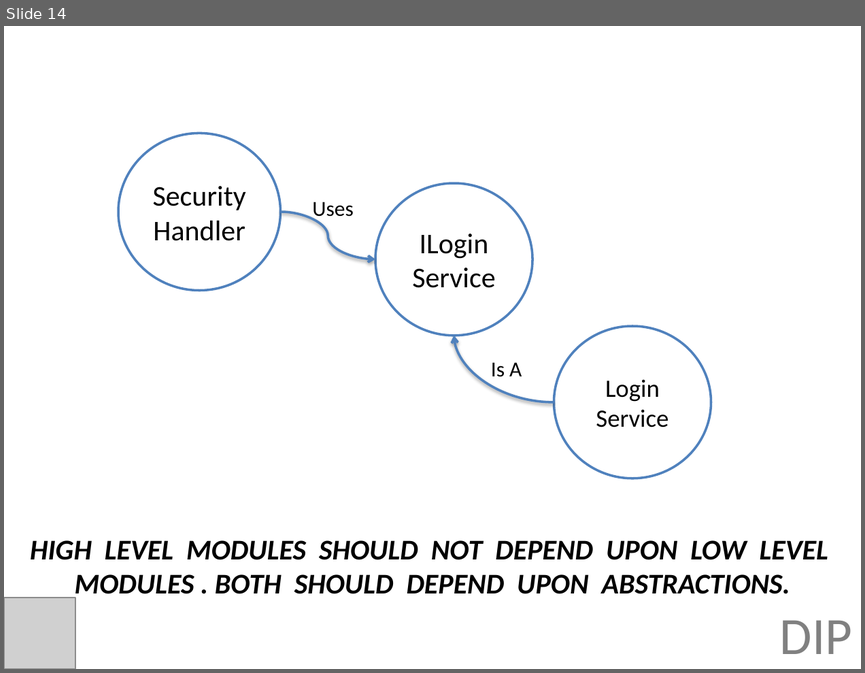
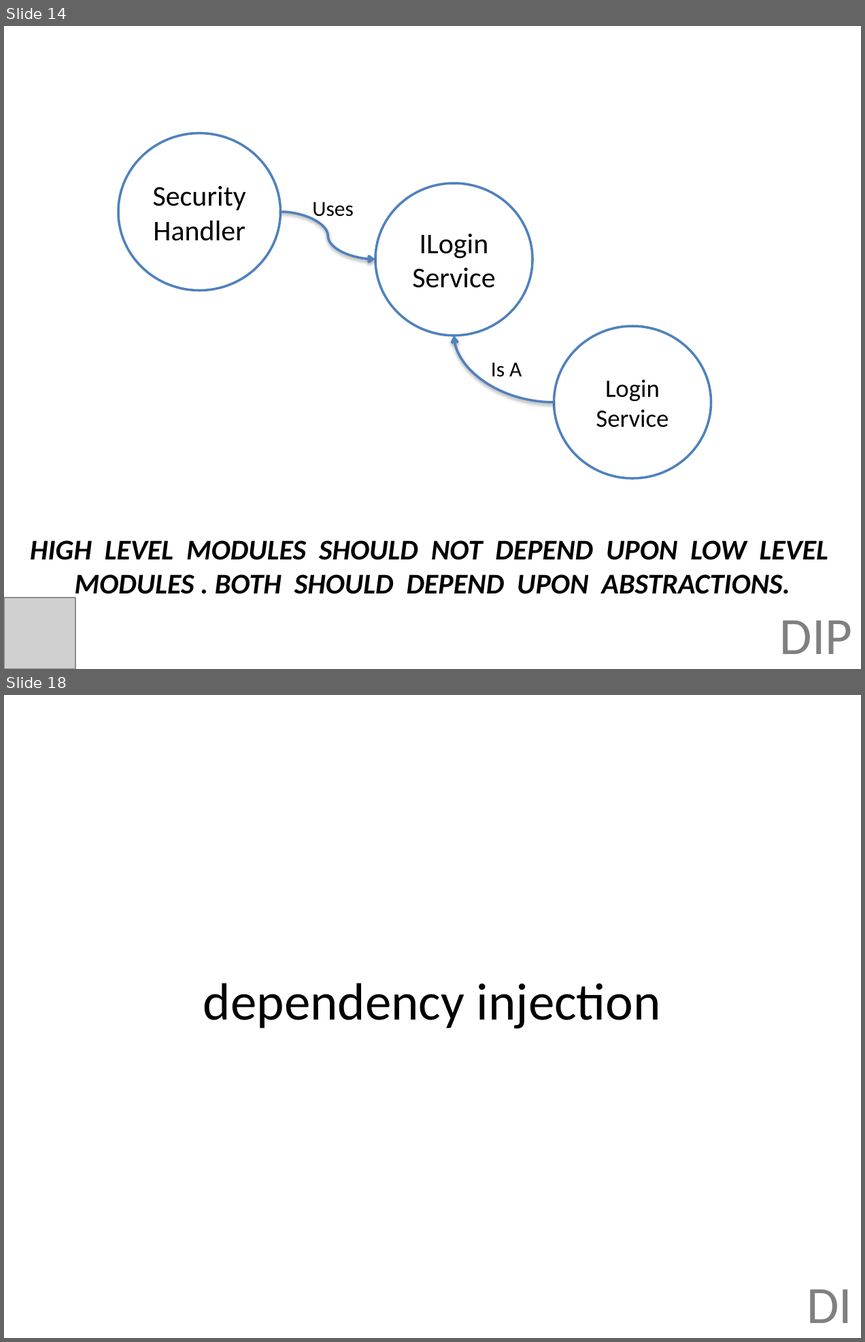
Before and after one commit to jonfuller/presentations, a slide deck: dependencies/dependencies.pptx. Shown one above the other, each under a label of ours: slide 14 before the commit, slides 14 and 18 after it; the slides between them are not shown. The pictures are 865x673 and 865x1342 pixels, drawn with LibreOffice and Linux fonts; fonts in the diff are those of the drawing; grey boxes stand for pictures. Boxes give left, top, right and bottom in pixels: in the first picture for what was removed or moved away, otherwise in the second. Text is boxed around its words. In the diff, an @@ line names an element or a change of style, - is before the commit and + after.

```diff
--- a/dependencies/dependencies.pptx
+++ b/dependencies/dependencies.pptx
@@ slide 18 added at (x1=4, y1=695, x2=861, y2=1338), background #FFFFFF @@
@@ title added at (x1=203, y1=983, x2=661, y2=1029), 44 pt, text #000000 @@
+dependency injection
@@ text added at (x1=807, y1=1289, x2=853, y2=1323), 44 pt, text #808080 @@
+DI
```
Also in this commit, not shown: 14 other slides added.
